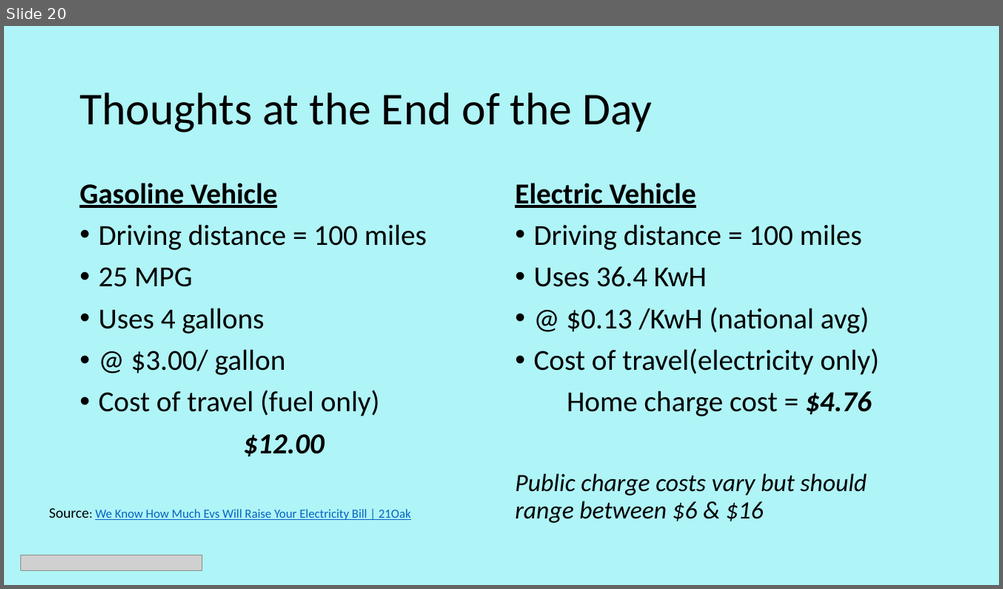
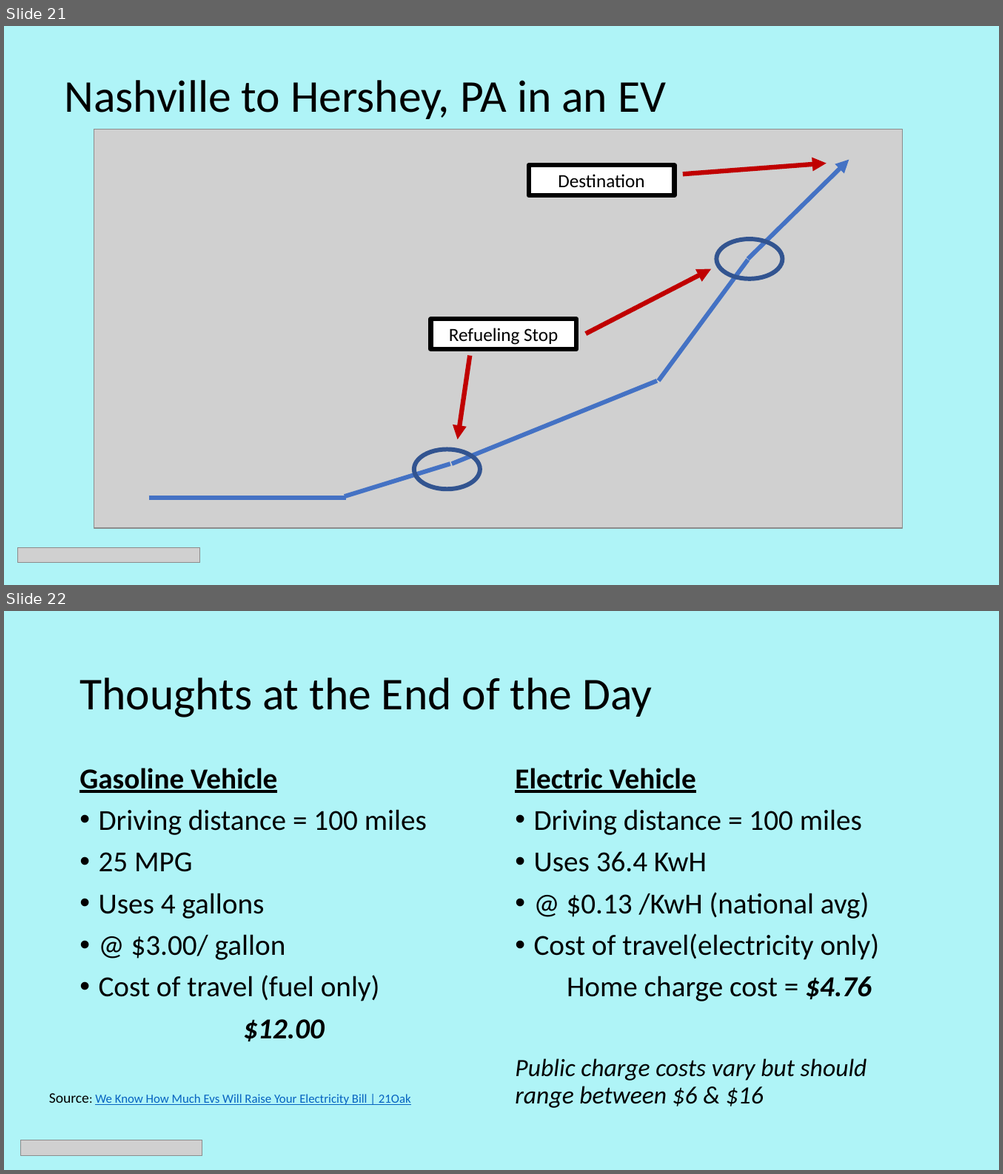
Before and after one commit to Tom-Hudson88/Capstone, a slide deck: NSS Capstone powerpoint.pptx. Shown one above the other, each under a label of ours: slide 20 before the commit, slides 21 and 22 after it. The pictures are 1003x589 and 1003x1174 pixels, drawn with LibreOffice and Linux fonts; fonts in the diff are those of the drawing; grey boxes stand for pictures. Boxes give left, top, right and bottom in pixels: in the first picture for what was removed or moved away, otherwise in the second. Text is boxed around its words. In the diff, an @@ line names an element or a change of style, - is before the commit and + after.

```diff
--- a/NSS Capstone powerpoint.pptx
+++ b/NSS Capstone powerpoint.pptx
@@ slide 21 added at [4, 26, 999, 585], background #AFF4F7 @@
@@ title added at [64, 80, 666, 119], 44 pt, text #000000 @@
+Nashville to Hershey, PA in an EV
@@ picture added at [94, 130, 902, 529] @@
@@ rectangle added at [529, 166, 674, 195], fill #FFFFFF, outline #000000 4.5 pt, 18 pt, text #000000 @@
+Destination
@@ arrow added from (683, 175) to (826, 164), #C00000 4.5 pt @@
@@ arrow added from (748, 259) to (848, 159), #4472C4 4.25 pt @@
@@ ellipse added at [717, 239, 782, 279], outline #325491 4.25 pt @@
@@ arrow added from (586, 334) to (711, 269), #C00000 4.5 pt @@
@@ line added from (658, 381) to (748, 261), #4472C4 4.25 pt @@
@@ rectangle added at [431, 319, 576, 349], fill #FFFFFF, outline #000000 4.5 pt, 18 pt, text #000000 @@
+Refueling Stop
@@ arrow added from (469, 356) to (458, 440), #C00000 4.5 pt @@
@@ line added from (452, 464) to (657, 381), #4472C4 4.25 pt @@
@@ line added from (344, 497) to (450, 464), #4472C4 4.25 pt @@
@@ ellipse added at [415, 450, 480, 489], outline #325491 4.25 pt @@
@@ line added from (149, 498) to (346, 498), #4472C4 4.5 pt @@
@@ picture added at [18, 548, 200, 563] @@
@@ what was slide 20 is now slide 22 @@
```
Also in this commit, not shown: 7 slides changed, 1 other slide added, 6 other files.
